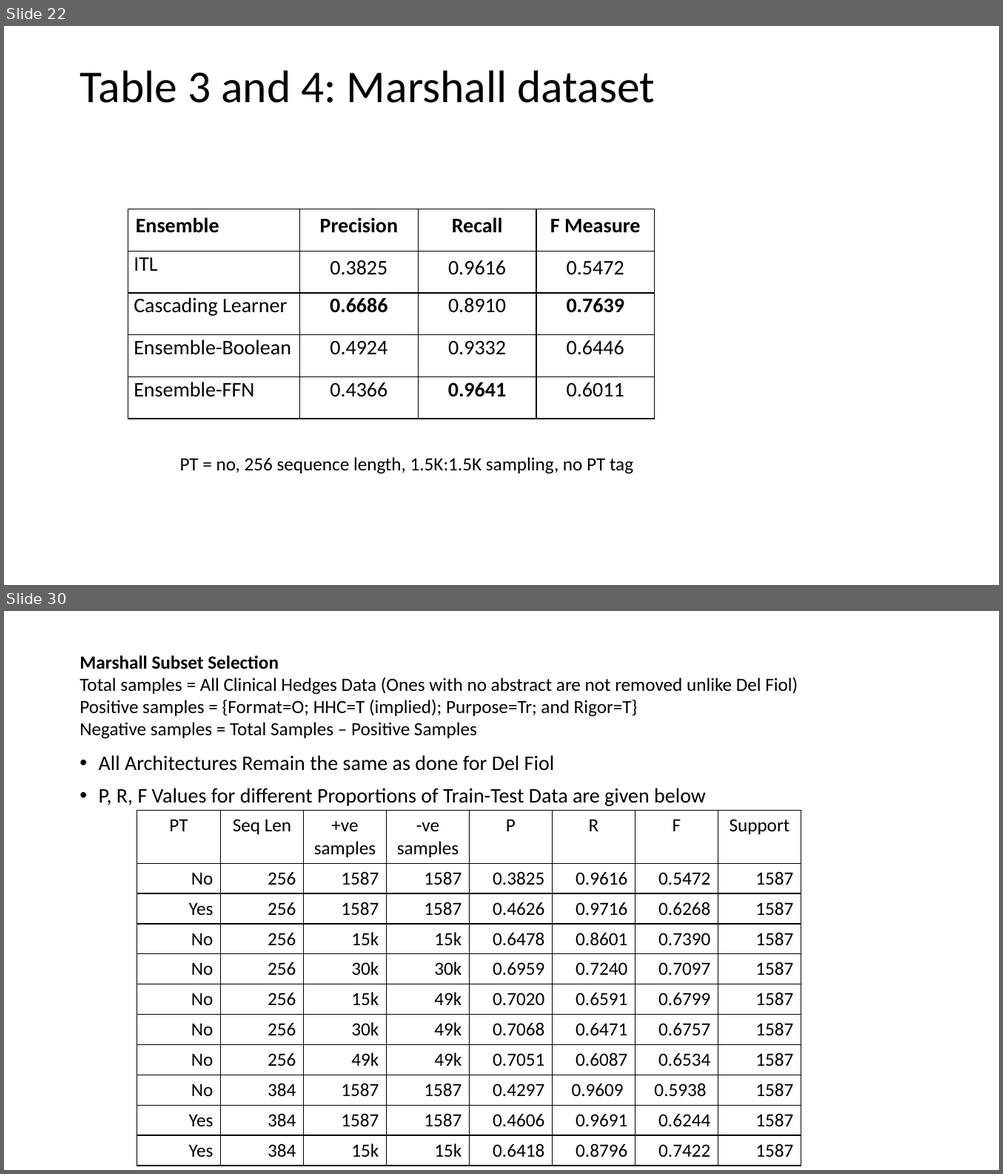
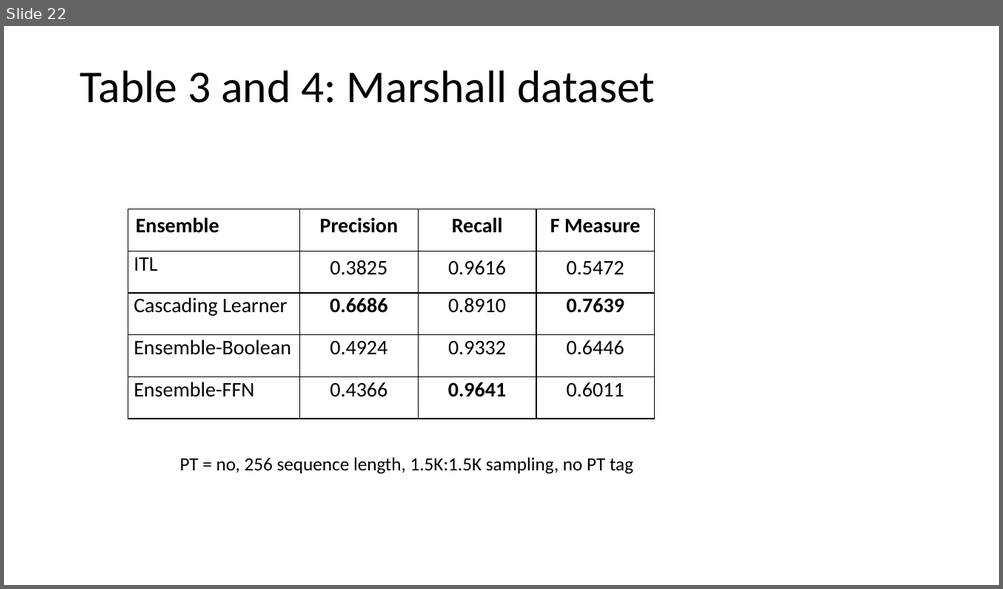
Before and after one commit to md-labs/Clinical_Hedges_BERT, a slide deck: Clinical_Hedges_Architecture.pptx. Shown one above the other, each under a label of ours: slides 22 and 30 before the commit, slide 22 after it; the slides between them are not shown. The pictures are 1003x1174 and 1003x589 pixels, drawn with LibreOffice and Linux fonts; fonts in the diff are those of the drawing. Boxes give left, top, right and bottom in pixels: in the first picture for what was removed or moved away, otherwise in the second. Text is boxed around its words. In the diff, an @@ line names an element or a change of style, - is before the commit and + after.

```diff
--- a/Clinical_Hedges_Architecture.pptx
+++ b/Clinical_Hedges_Architecture.pptx
@@ slide 30 removed at (4, 611, 999, 1170), background #FFFFFF @@
@@ title removed at (79, 655, 797, 739) @@
-Marshall Subset Selection
-Total samples = All Clinical Hedges Data (Ones with no abstract are not removed unlike Del Fiol)
-Positive samples = {Format=O; HHC=T (implied); Purpose=Tr; and Rigor=T}
-Negative samples = Total Samples – Positive Samples
@@ text removed at (99, 755, 706, 806) @@
-• All Architectures Remain the same as done for Del Fiol
-• P, R, F Values for different Proportions of Train-Test Data are given below
@@ table removed at (136, 810, 800, 1162), 11 rows, 8 columns @@
-PT | Seq Len | +ve samples | -ve samples | P | R | F | Support
-No | 256 | 1587 | 1587 | 0.3825 | 0.9616 | 0.5472 | 1587
-Yes | 256 | 1587 | 1587 | 0.4626 | 0.9716 | 0.6268 | 1587
-No | 256 | 15k | 15k | 0.6478 | 0.8601 | 0.7390 | 1587
-No | 256 | 30k | 30k | 0.6959 | 0.7240 | 0.7097 | 1587
-No | 256 | 15k | 49k | 0.7020 | 0.6591 | 0.6799 | 1587
-No | 256 | 30k | 49k | 0.7068 | 0.6471 | 0.6757 | 1587
-No | 256 | 49k | 49k | 0.7051 | 0.6087 | 0.6534 | 1587
-No | 384 | 1587 | 1587 | 0.4297 | 0.9609 | 0.5938 | 1587
-Yes | 384 | 1587 | 1587 | 0.4606 | 0.9691 | 0.6244 | 1587
-Yes | 384 | 15k | 15k | 0.6418 | 0.8796 | 0.7422 | 1587
```
Also in this commit, not shown: 8 other slides removed, 9 other files.
